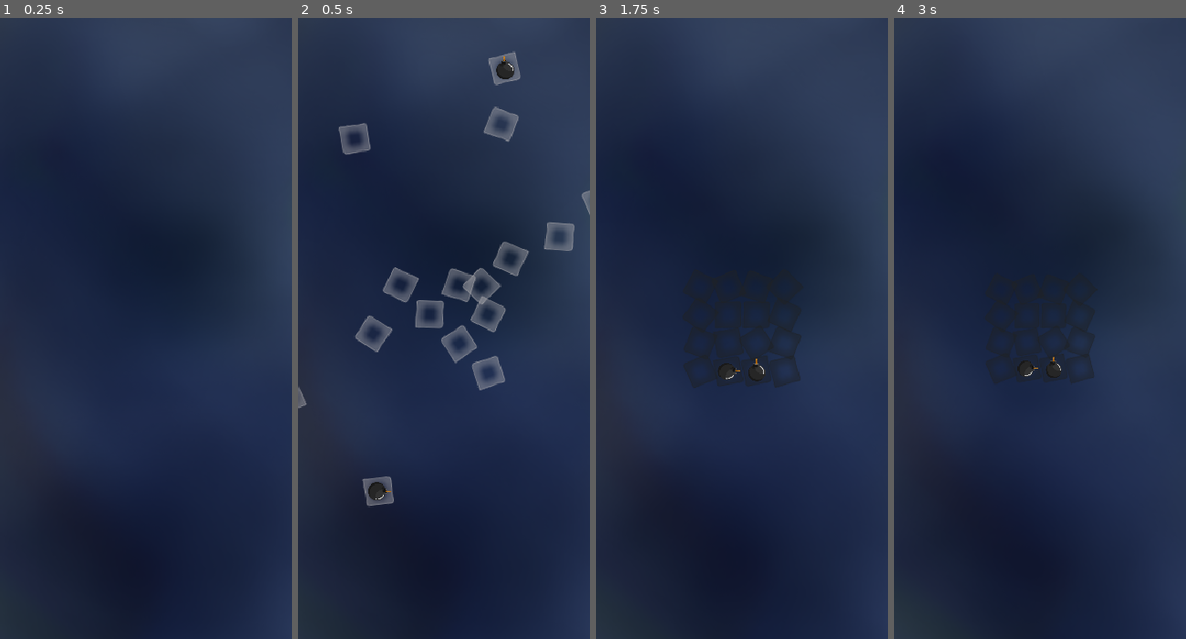
Above: before the commit, frames 1-4 (left to right).
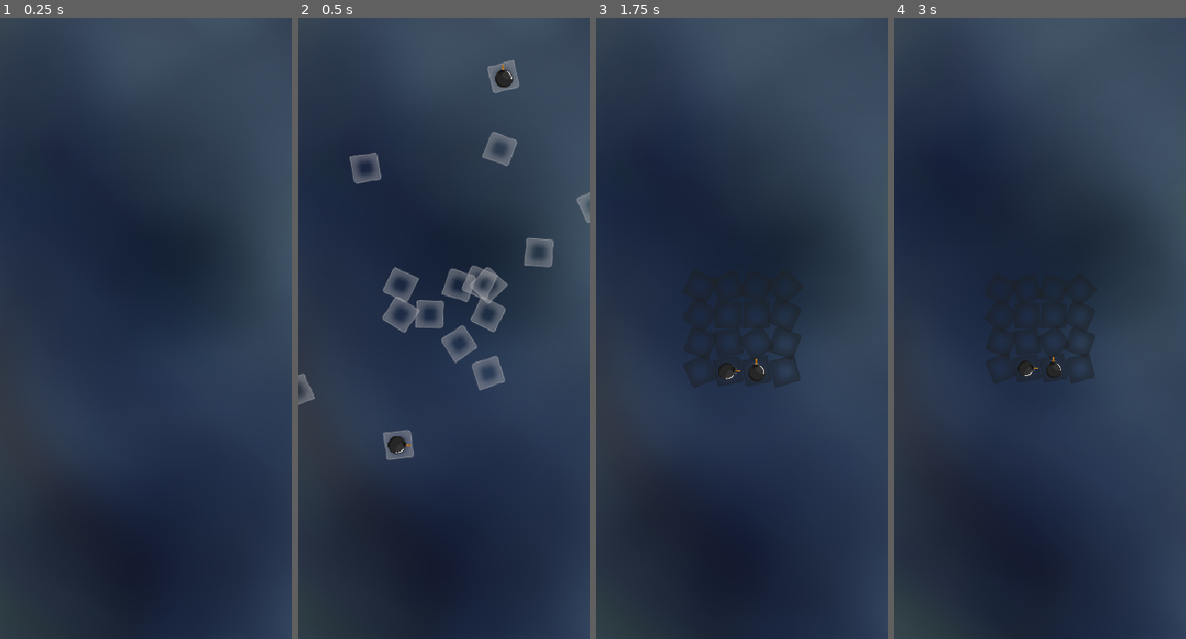
Above: after the commit, the same moments.

Repository: cloudziq/Mini_Sapper
Game: Godot game, scene res://scenes/SYS.tscn
Same seed, same stepped clock (60 frames per second), same inputs: the game is played once before the commit and once after it.
Inputs (mouse positions are in pixels of both pictures, inside the frame that each line leads up to):
- Up to frame 1 (0.25 s): no input
- Up to frame 2 (0.5 s): no input
- Up to frame 3 (1.75 s): move the mouse to (806, 297) at 0.52 s; hold Mouse wheel up (zoom+) 0.53-1.28 s; click (806, 297) at 0.67 s; move the mouse to (683, 359) at 1.27 s; tap Mouse wheel down (zoom-) at 1.35 s; click (683, 359) at 1.42 s
- Up to frame 4 (3 s): move the mouse to (1069, 191) at 2.02 s; hold Mouse wheel up (zoom+) 2.03-2.78 s; click (1069, 191) at 2.17 s; tap Enter at 2.75 s; move the mouse to (1025, 452) at 2.77 s; tap Mouse wheel down (zoom-) at 2.85 s; click (1025, 452) at 2.92 s

The runs differ from the first frame. In frame 2, 4.7% of the frame differs, in the area x 0-100%, y 5-79%; in frame 3, less than 0.1%; in frame 4, less than 0.1%.

Commit message:
tile reveal algorithm in place

Diff:
--- a/scenes/BG.tscn
+++ b/scenes/BG.tscn
@@ -59,7 +59,7 @@
 shape = SubResource( 2 )
 
 [node name="BG_main" type="Sprite" parent="CanvasLayer"]
-modulate = Color( 0.470588, 0.627451, 0.784314, 0.627451 )
+modulate = Color( 0.694118, 0.898039, 0.894118, 0.627451 )
 material = SubResource( 6 )
 position = Vector2( 160, 340 )
 rotation = 0.785398
--- a/scripts/BG.gd
+++ b/scripts/BG.gd
@@ -22,7 +22,7 @@
 	node   = $CanvasLayer/BG2_mix
 	num    = str(floor(rand_range(1, BG_amount)))
 	scale  = node.scale
-	val    = rand_range(scale.x, scale.x * scale_mult)
+	val    = rand_range(scale.x, scale.y * scale_mult)
 	node.texture  = load(path+num+".png")
 	node.scale    = Vector2(val, val)
 
--- a/scripts/level_main.gd
+++ b/scripts/level_main.gd
@@ -18,7 +18,7 @@
 var board_size         :  Vector2
 var tile_coord         :  Vector2
 var hold_touch_time    := 0.0
-var allow_board_input  := true
+var allow_board_input  := false
 
 
 # board_data contents:
@@ -124,7 +124,7 @@
 	tiles_left -= 1
 
 	if tiles_left == 0:
-		pass
+		print("LEVEL COMPLETED!")
 		#level_complete()
 
 	board_data[coord.x][coord.y][1] = 2
@@ -154,6 +154,8 @@
 			if board_data[x][y][1] == 0:
 				tile_reveal(Vector2(x+1, y+1), neighbours_table, count + 1)
 #		particle_type = "_multi"
+
+	board_data[coord.x][coord.y][0][0].reveal()
 
 
 #function tile_reveal(x, y, detector, neighbours_table, count)
--- a/scripts/tile.gd
+++ b/scripts/tile.gd
@@ -48,7 +48,7 @@
 
 #	yield(get_tree().create_timer(.1), "timeout")
 	$Tween.interpolate_property($".", "position",
-		position, def_pos, rand_range(.36, .64),
+		position, def_pos, rand_range(.32, .64),
 		Tween.TRANS_QUINT, Tween.EASE_IN)
 	$Tween.interpolate_property($".", "rotation_degrees",
 		rotation_degrees, def_rot, .85,
@@ -63,6 +63,13 @@
 #		Tween.TRANS_QUINT, Tween.EASE_OUT)
 	$Tween.start()
 
+
+
+
+
+
+func reveal():
+	$Sprite.modulate = Color(1,1,1,1)
 
 
 
